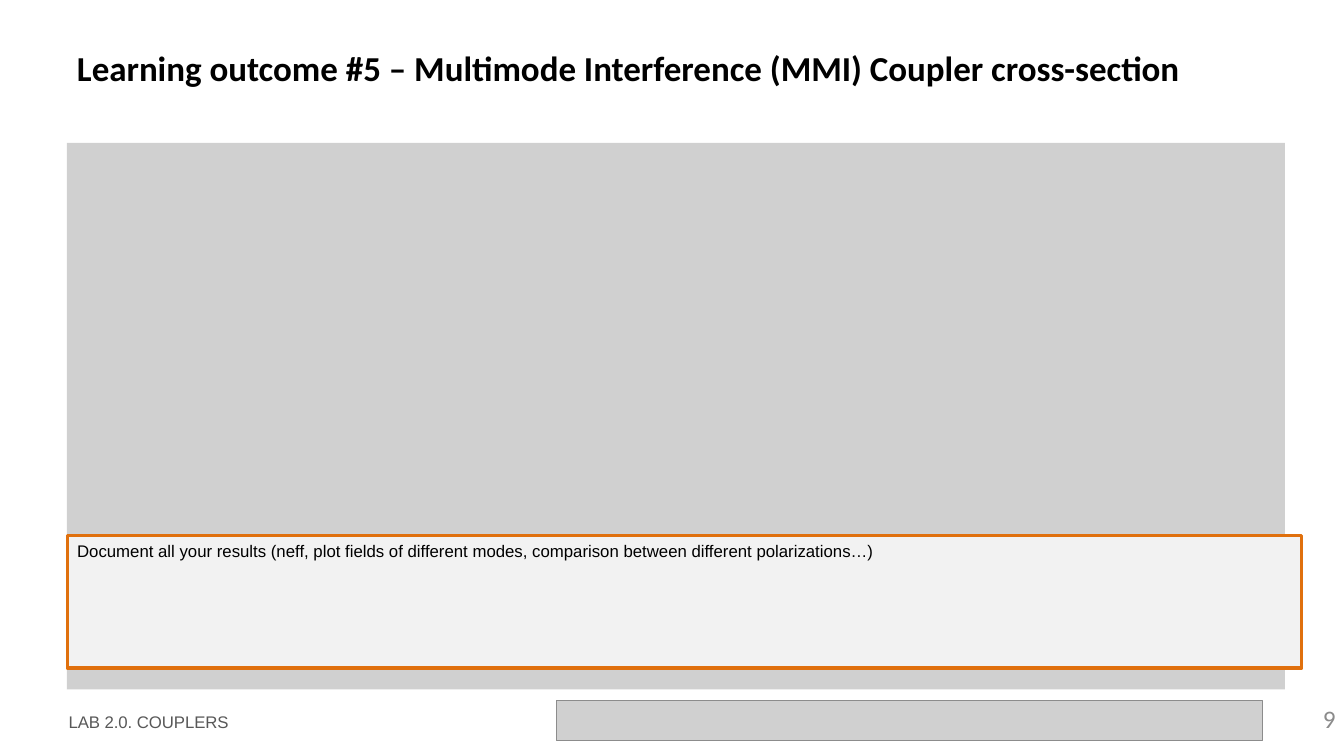
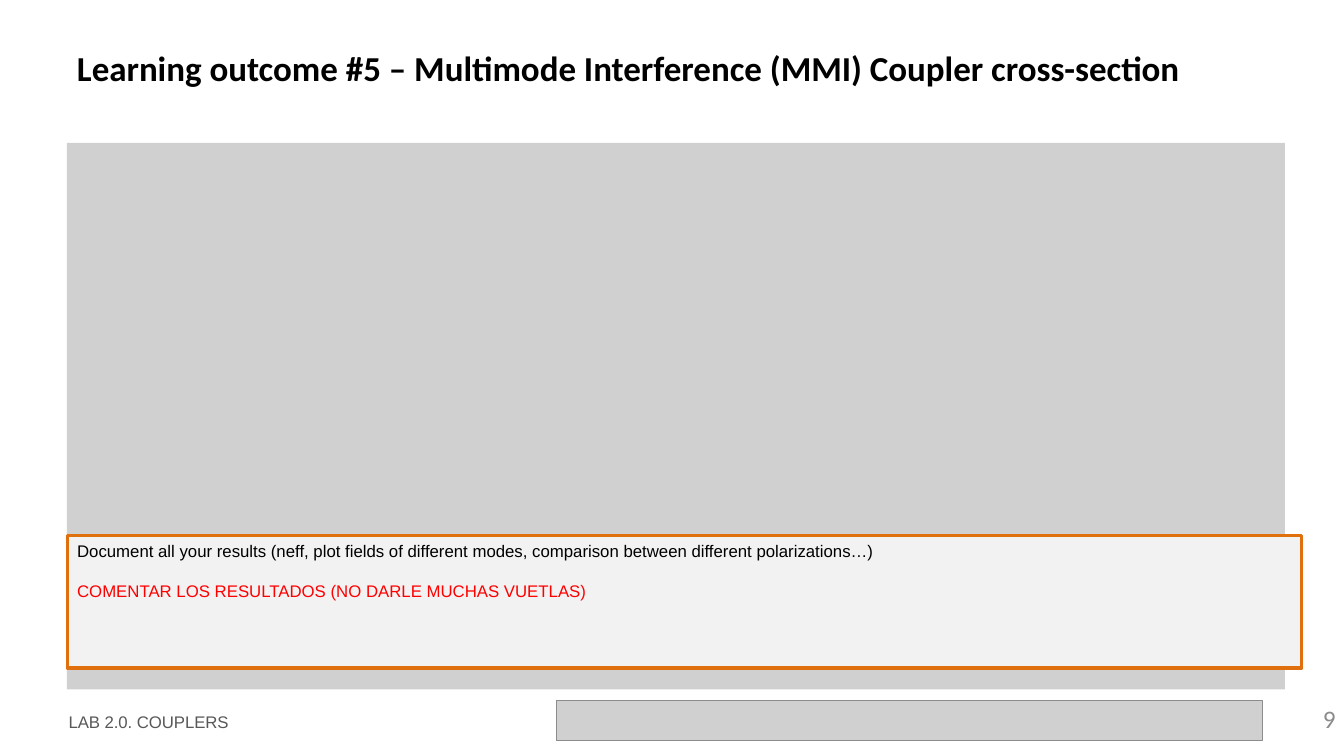
Before and after one commit to jllanoh/cifoin-lab2, a slide deck: slide 9 of LabBook_20.pptx. Drawn at 1344x756 pixels with LibreOffice and Linux fonts; fonts in the diff are those of the drawing; grey boxes stand for pictures; background and template pictures are left out. Boxes give left, top, right and bottom in pixels: in the first picture for what was removed or moved away, otherwise in the second. Text is boxed around its words. In the diff, an @@ line names an element or a change of style, - is before the commit and + after.

```diff
--- a/LabBook_20.pptx
+++ b/LabBook_20.pptx
@@ text in rectangle at <box>77,585,586,601</box>: paragraph added @@
+COMENTAR LOS RESULTADOS (NO DARLE MUCHAS VUETLAS)
```
Also in this commit, not shown: 6 other slides changed, 1 other file.
